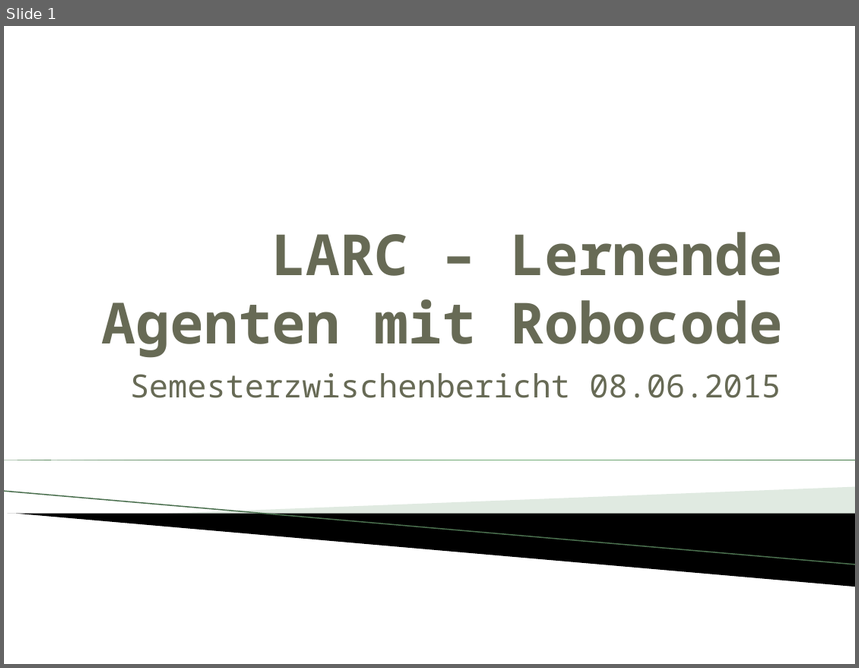
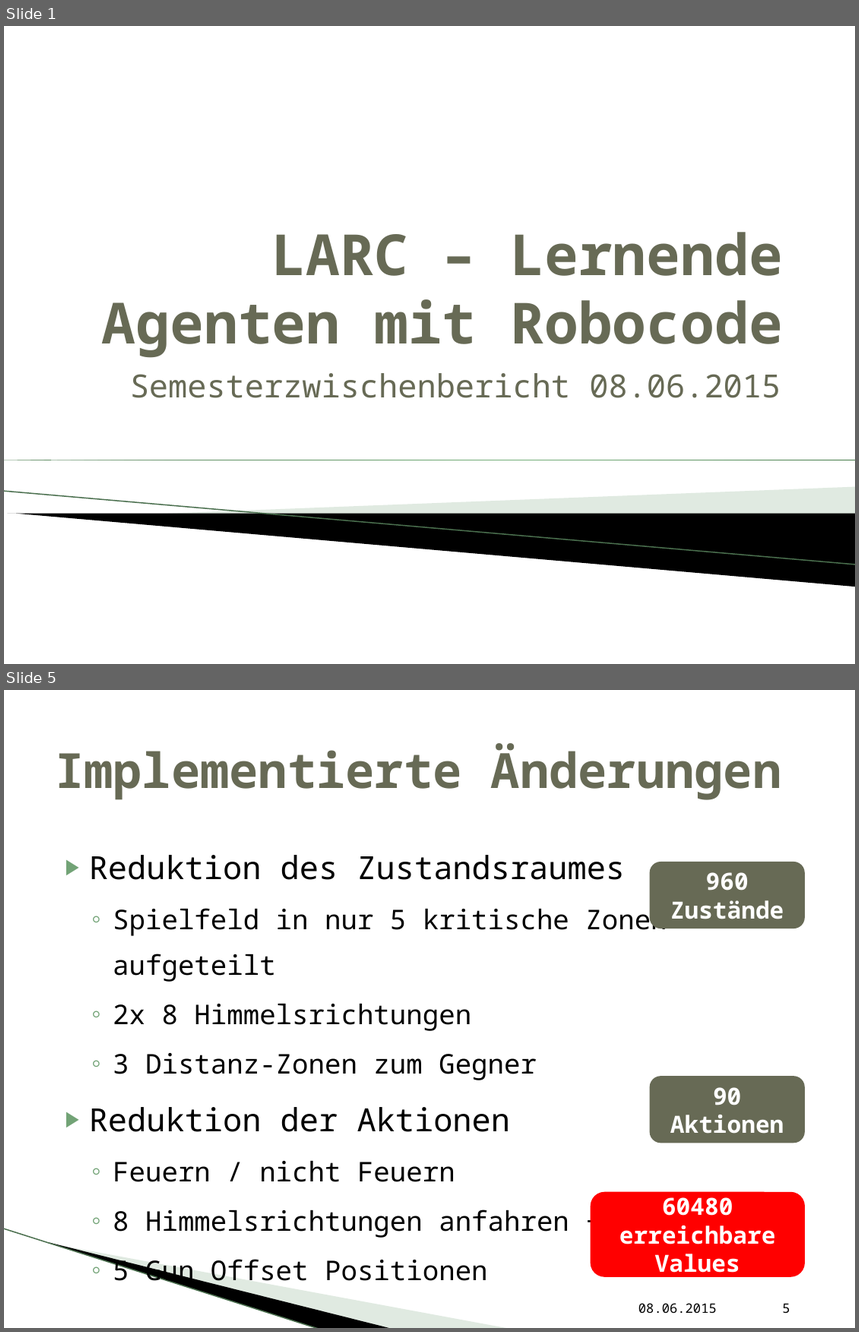
Before and after one commit to vikwin/HAW-LernendeAgenten_RC, a slide deck: Präsentation/OliViktor.pptx. Shown one above the other, each under a label of ours: slide 1 before the commit, slides 1 and 5 after it; the slides between them are not shown. The pictures are 859x668 and 859x1332 pixels, drawn with LibreOffice and Linux fonts; fonts in the diff are those of the drawing; background and template pictures are left out. Boxes give left, top, right and bottom in pixels: in the first picture for what was removed or moved away, otherwise in the second. Text is boxed around its words. In the diff, an @@ line names an element or a change of style, - is before the commit and + after.

```diff
--- a/Präsentation/OliViktor.pptx
+++ b/Präsentation/OliViktor.pptx
@@ slide 5 added at <box>4,690,855,1328</box>, background #FFFFFF @@
@@ title added at <box>55,743,782,800</box>, 41 pt, text #676A55, bold @@
+Implementierte Änderungen
@@ text added at <box>89,855,716,1289</box>, 23 pt, text #000000 @@
+▶ Reduktion des Zustandsraumes
+  ◦ Spielfeld in nur 5 kritische Zonen aufgeteilt
+  ◦ 2x 8 Himmelsrichtungen
+  ◦ 3 Distanz-Zonen zum Gegner
+▶ Reduktion der Aktionen
+  ◦ Feuern / nicht Feuern
+  ◦ 8 Himmelsrichtungen anfahren + stehen
+  ◦ 5 Gun Offset Positionen
@@ rounded rectangle added at <box>650,862,805,929</box>, fill #676A55, 20 pt, text #FFFFFF, bold @@
+960 Zustände
@@ rounded rectangle added at <box>650,1076,805,1144</box>, fill #676A55, 20 pt, text #FFFFFF, bold @@
+90 Aktionen
@@ rounded rectangle added at <box>591,1192,805,1277</box>, fill #FF0000, 20 pt, text #FFFFFF, bold @@
+60480 erreichbare Values
@@ line added from (4, 1229) to (320, 1328), #ACC6AE 0.95 pt @@
@@ freeform shape added at <box>49,1243,393,1328</box>, fill #000000 @@
@@ freeform shape added at <box>51,1243,510,1328</box>, fill #B3CBB5 at 40% opacity @@
@@ text added at <box>639,1303,717,1313</box>, 11 pt, text #000000 @@
+08.06.2015
@@ page number added at <box>782,1303,790,1313</box>, 11 pt, text #000000 @@
+5
```
Also in this commit, not shown: 1 slide changed, 5 other slides added, 2 other files.
